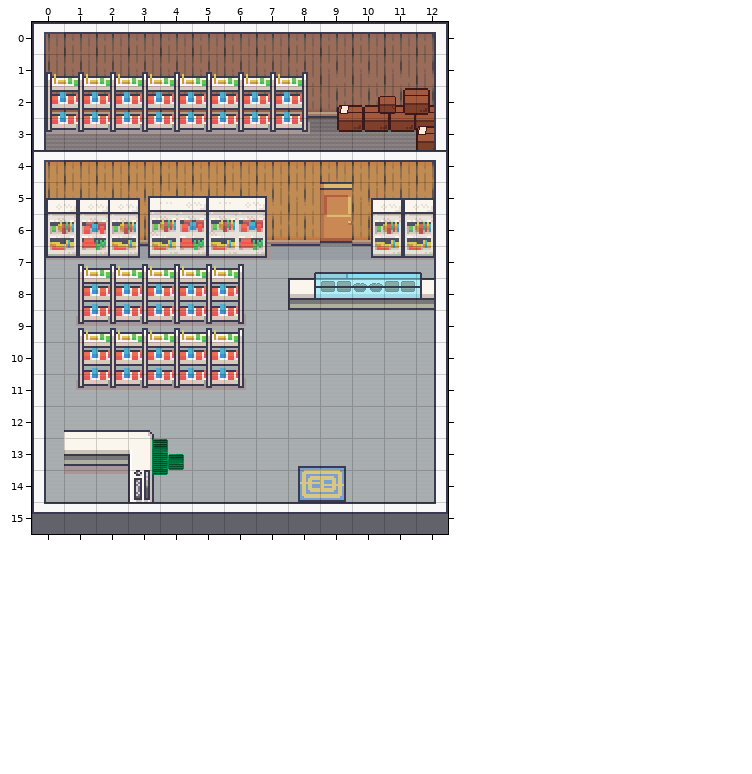
Two versions of a level (Tiled map, resources/maps/Mart/Mart.tmx). The first picture shows the starting point.
Cells are 32x32 px. Shown: x 0..12, y 0..15.
After the commit:
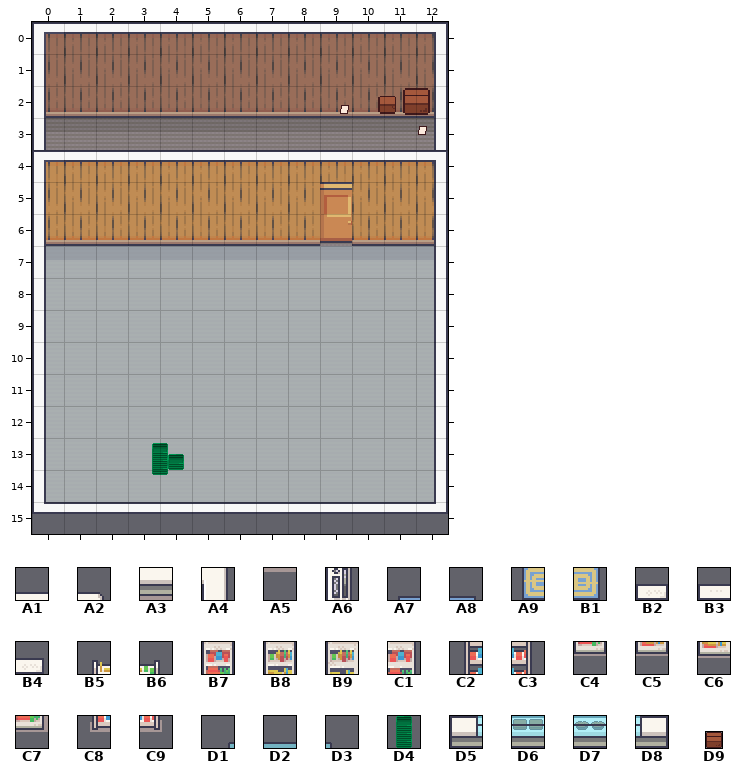
Key: from "Interiors-32x": A1 81, A2 82, A3 97, A4 98, A5 113, A6 116, A7 251, A8 252, A9 267, B1 268, B2 291, B3 292, B4 293, B5 294, B6 295, B7 306, B8 307, B9 308, C1 309, C2 310, C3 311, C4 322, C5 323, C6 324, C7 325, C8 326, C9 327; from "Object-Tiles": D1 51, D2 53, D3 54, D4 57, D5 59, D6 60, D7 61, D8 62; from "Small-Object-Tiles": D9 23.
Objects are placed by their top-left corner, in cells (3,4 is the top-left corner of cell 3,4); size is 1x1 cell unless given.
The exact change:
Layer "Objects/Objects-1":
removed: B5 at 0,1
removed: B6 at 1,1
removed: B5 at 1,1
removed: B6 at 2,1
removed: B5 at 2,1
removed: B6 at 3,1
removed: B5 at 3,1
removed: B6 at 4,1
removed: B5 at 4,1
removed: B6 at 5,1
removed: B5 at 5,1
removed: B6 at 6,1
removed: B5 at 6,1
removed: B6 at 7,1
removed: B5 at 7,1
removed: B6 at 8,1
removed: C2 at 0,2
removed: C3 at 1,2
removed: C2 at 1,2
removed: C3 at 2,2
removed: C2 at 2,2
removed: C3 at 3,2
removed: C2 at 3,2
removed: C3 at 4,2
removed: C2 at 4,2
removed: C3 at 5,2
removed: C2 at 5,2
removed: C3 at 6,2
removed: C2 at 6,2
removed: C3 at 7,2
removed: C2 at 7,2
removed: C3 at 8,2
removed: D9 at 11.1,2.6 size 0.8x0.8
removed: D9 at 10.3,2.6 size 0.8x0.8
removed: D9 at 11.9,2.6 size 0.8x0.8
removed: D9 at 9.5,2.6 size 0.8x0.8
removed: C8 at 0,3
removed: C9 at 1,3
removed: C8 at 1,3
removed: C9 at 2,3
removed: C8 at 2,3
removed: C9 at 3,3
removed: C8 at 3,3
removed: C9 at 4,3
removed: C8 at 4,3
removed: C9 at 5,3
removed: C8 at 5,3
removed: C9 at 6,3
removed: C8 at 6,3
removed: C9 at 7,3
removed: C8 at 7,3
removed: C9 at 8,3
removed: D9 at 12,3.3 size 0.8x0.8
removed: B4 at 4.6,4.9
removed: B3 at 3.6,4.9
removed: B4 at 6.5,4.9
removed: B3 at 5.5,4.9
removed: B2 at 10.6,5
removed: B2 at 11.6,5
removed: B2 at 0.4,5
removed: B2 at 1.4,5
removed: B2 at 2.4,5
removed: C1 at 4.6,5.9
removed: B9 at 3.6,5.9
removed: C1 at 6.5,5.9
removed: B9 at 5.5,5.9
removed: B8 at 10.6,6
removed: B8 at 11.6,6
removed: B8 at 0.4,6
removed: B7 at 1.4,6
removed: B8 at 2.4,6
removed: C6 at 3.6,6.9
removed: C7 at 4.6,6.9
removed: C6 at 5.5,6.9
removed: C7 at 6.5,6.9
removed: C5 at 10.6,7
removed: C5 at 11.6,7
removed: D3 at 12,7
removed: D3 at 12,7
removed: D2 at 11,7
removed: D2 at 11,7
removed: D2 at 10,7
removed: D2 at 10,7
removed: D1 at 9,7
removed: C5 at 0.4,7
removed: C4 at 1.4,7
removed: B5 at 1,7
removed: B6 at 2,7
removed: B5 at 2,7
removed: B6 at 3,7
removed: B5 at 3,7
removed: B6 at 4,7
removed: B5 at 4,7
removed: B6 at 5,7
removed: B5 at 5,7
removed: B6 at 6,7
removed: D2 at 9,7
removed: D1 at 8,7
removed: C5 at 2.4,7
removed: D8 at 12,8
removed: D8 at 12,8
removed: D7 at 11,8
removed: D6 at 10,8
removed: D5 at 9,8
removed: C2 at 1,8
removed: C3 at 2,8
removed: C2 at 2,8
removed: C3 at 3,8
removed: C2 at 3,8
removed: C3 at 4,8
removed: C2 at 4,8
removed: C3 at 5,8
removed: C2 at 5,8
removed: C3 at 6,8
removed: D6 at 9,8
removed: D7 at 10,8
removed: D6 at 11,8
removed: D5 at 8,8
removed: C8 at 1,9
removed: C9 at 2,9
removed: C8 at 2,9
removed: C9 at 3,9
removed: C8 at 3,9
removed: C9 at 4,9
removed: C8 at 4,9
removed: C9 at 5,9
removed: C8 at 5,9
removed: C9 at 6,9
removed: B5 at 1,9
removed: B6 at 2,9
removed: B5 at 2,9
removed: B6 at 3,9
removed: B5 at 3,9
removed: B6 at 4,9
removed: B5 at 4,9
removed: B6 at 5,9
removed: B5 at 5,9
removed: B6 at 6,9
removed: C2 at 1,10
removed: C3 at 2,10
removed: C2 at 2,10
removed: C3 at 3,10
removed: C2 at 3,10
removed: C3 at 4,10
removed: C2 at 4,10
removed: C3 at 5,10
removed: C2 at 5,10
removed: C3 at 6,10
removed: C8 at 1,11
removed: C9 at 2,11
removed: C8 at 2,11
removed: C9 at 3,11
removed: C8 at 3,11
removed: C9 at 4,11
removed: C8 at 4,11
removed: C9 at 5,11
removed: C8 at 5,11
removed: C9 at 6,11
removed: A2 at 3,12
removed: A2 at 3,12
removed: A1 at 2,12
removed: A1 at 2,12
removed: A1 at 1,12
removed: A1 at 1,12
removed: A4 at 3,13
removed: A4 at 3,13
removed: A3 at 2,13
removed: A3 at 2,13
removed: A3 at 1,13
removed: A3 at 1,13
removed: A8 at 9,13
removed: A7 at 8,13
removed: D4 at 3.5,13
removed: A6 at 3,14
removed: A6 at 3,14
removed: A5 at 2,14
removed: A5 at 2,14
removed: A5 at 1,14
removed: A5 at 1,14
removed: A9 at 8,14
removed: B1 at 9,14
